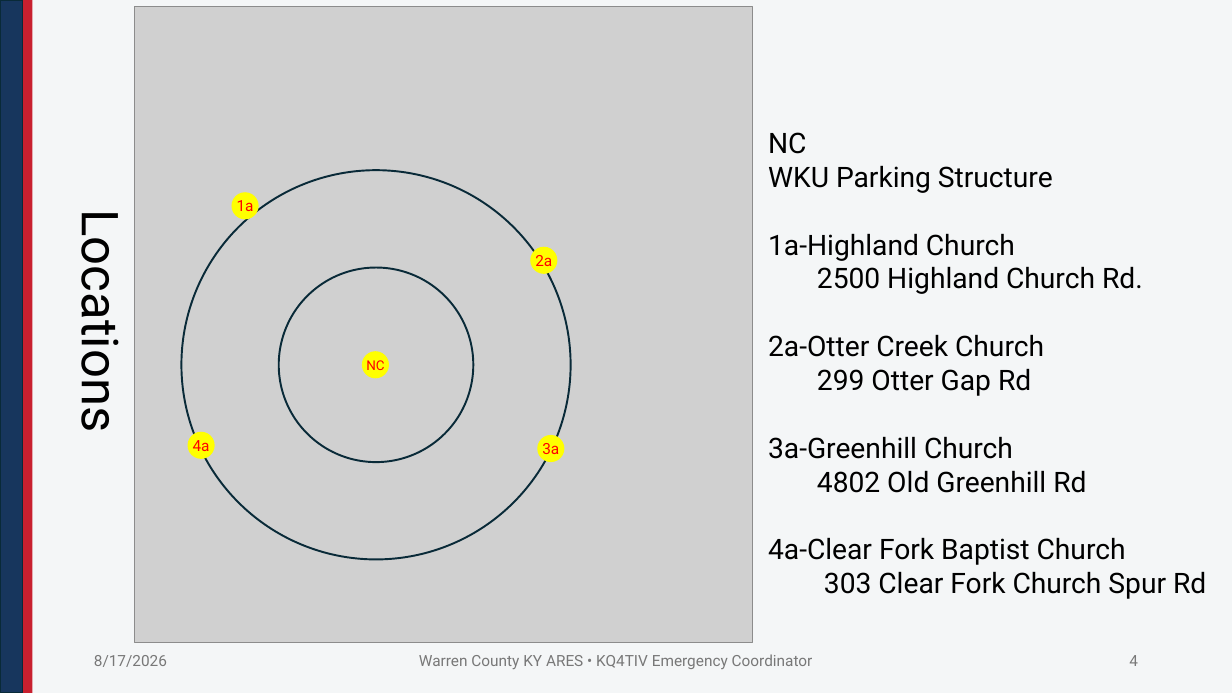
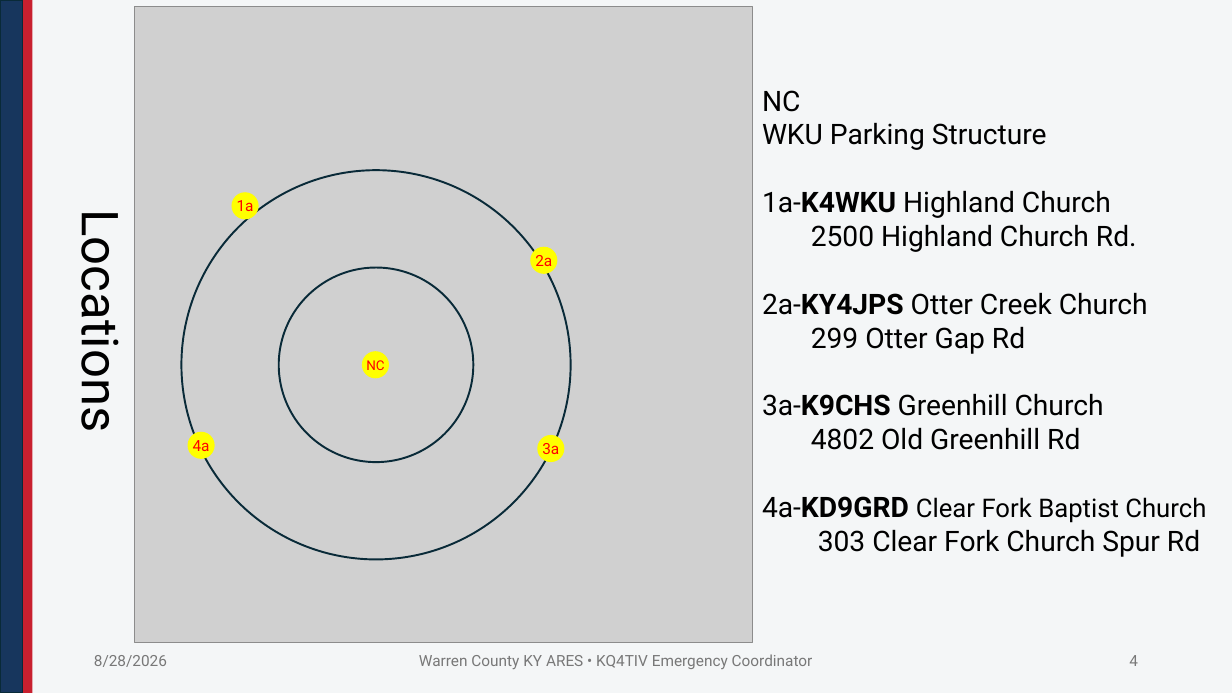
Before and after one commit to nathanielbutts/nathanielbutts.github.io, a slide deck: slide 4 of documents/training/Field Exercise 20260829.pptx. Drawn at 1232x693 pixels with LibreOffice and Linux fonts; fonts in the diff are those of the drawing; grey boxes stand for pictures; background and template pictures are left out. Boxes give left, top, right and bottom in pixels: in the first picture for what was removed or moved away, otherwise in the second. Text is boxed around its words. In the diff, an @@ line names an element or a change of style, - is before the commit and + after.

```diff
--- a/documents/training/Field Exercise 20260829.pptx
+++ b/documents/training/Field Exercise 20260829.pptx
@@ text "NC": place and size @@
-text "NC" at (768, 132, 1206, 599)
+text "NC" at (762, 90, 1206, 557)
@@ text at (762, 190, 1111, 218): text changed @@
-1a-Highland Church
+1a-K4WKU Highland Church
@@ text at (762, 292, 1148, 315): text changed @@
-2a-Otter Creek Church
+2a-KY4JPS Otter Creek Church
@@ text at (762, 393, 1104, 416): text changed @@
-3a-Greenhill Church
+3a-K9CHS Greenhill Church
@@ text at (762, 496, 1206, 523): text changed; size 22 to 20 pt @@
-4a-Clear Fork Baptist Church
+4a-KD9GRD Clear Fork Baptist Church
@@ text at (94, 655, 167, 667): text changed @@
-8/17/2026
+8/28/2026
```
Also in this commit, not shown: 4 other slides changed, 2 other files.
